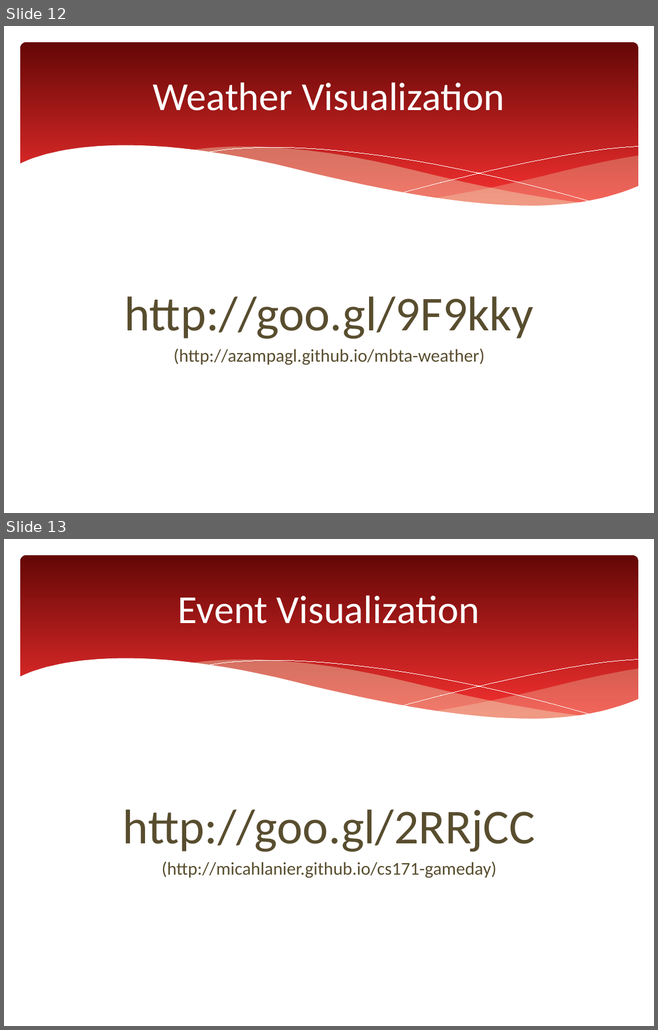
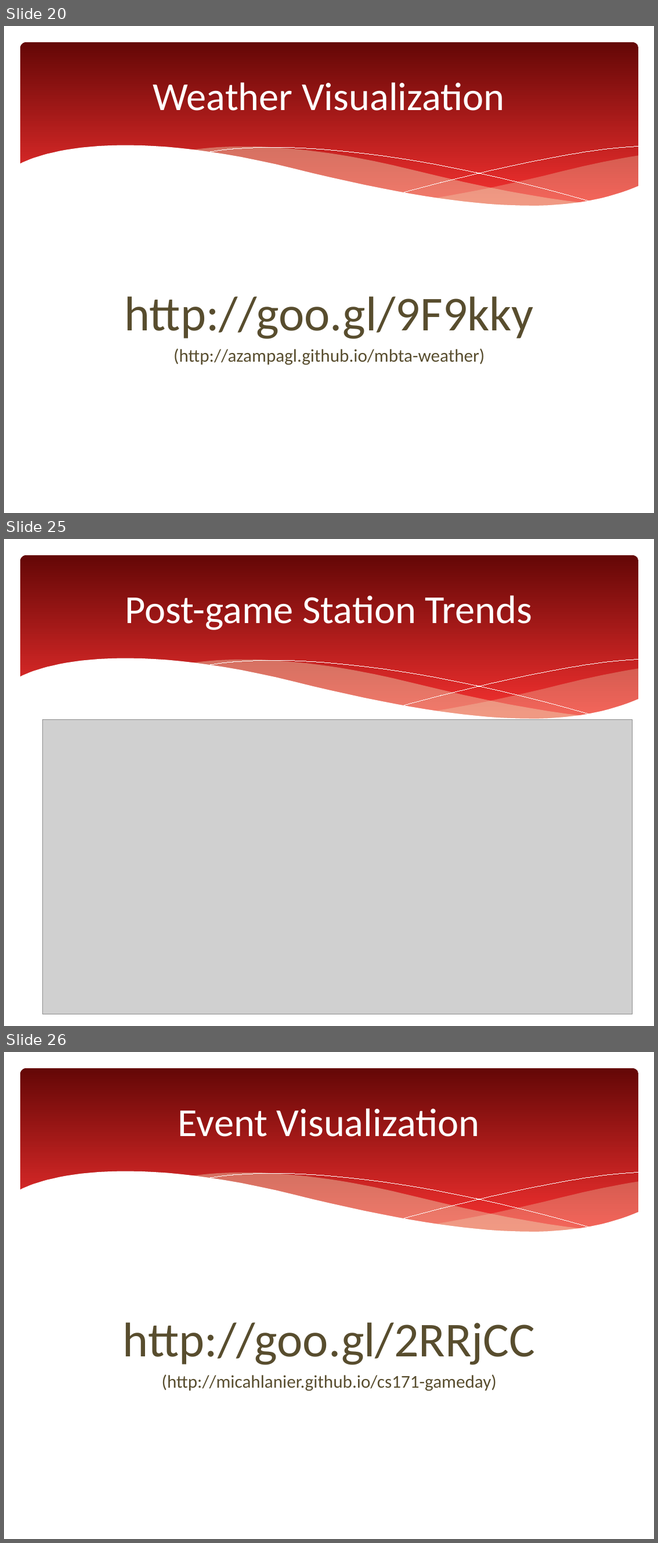
Before and after one commit to azampagl/harvard-capstone, a slide deck: docs/presentations/executive/mbta-capstone_executive.pptx. Shown one above the other, each under a label of ours: slides 12 and 13 before the commit, slides 20, 25 and 26 after it; the slides between them are not shown. The pictures are 658x1030 and 658x1543 pixels, drawn with LibreOffice and Linux fonts; fonts in the diff are those of the drawing; grey boxes stand for pictures. Boxes give left, top, right and bottom in pixels: in the first picture for what was removed or moved away, otherwise in the second. Text is boxed around its words. In the diff, an @@ line names an element or a change of style, - is before the commit and + after.

```diff
--- a/docs/presentations/executive/mbta-capstone_executive.pptx
+++ b/docs/presentations/executive/mbta-capstone_executive.pptx
@@ slide 25 added at (4,539,654,1026), background #FFFFFF; not listed: 6 template elements that a slide beside it also shows @@
@@ title added at (125,595,532,630), 44 pt, text #FFFFFF @@
+Post-game Station Trends
@@ picture added at (42,719,632,1015) @@
@@ what was slide 12 is now slide 20 @@
@@ what was slide 13 is now slide 26 @@
```
Also in this commit, not shown: 1 slide changed, 13 other slides added, 1 slide removed, 8 other files.
